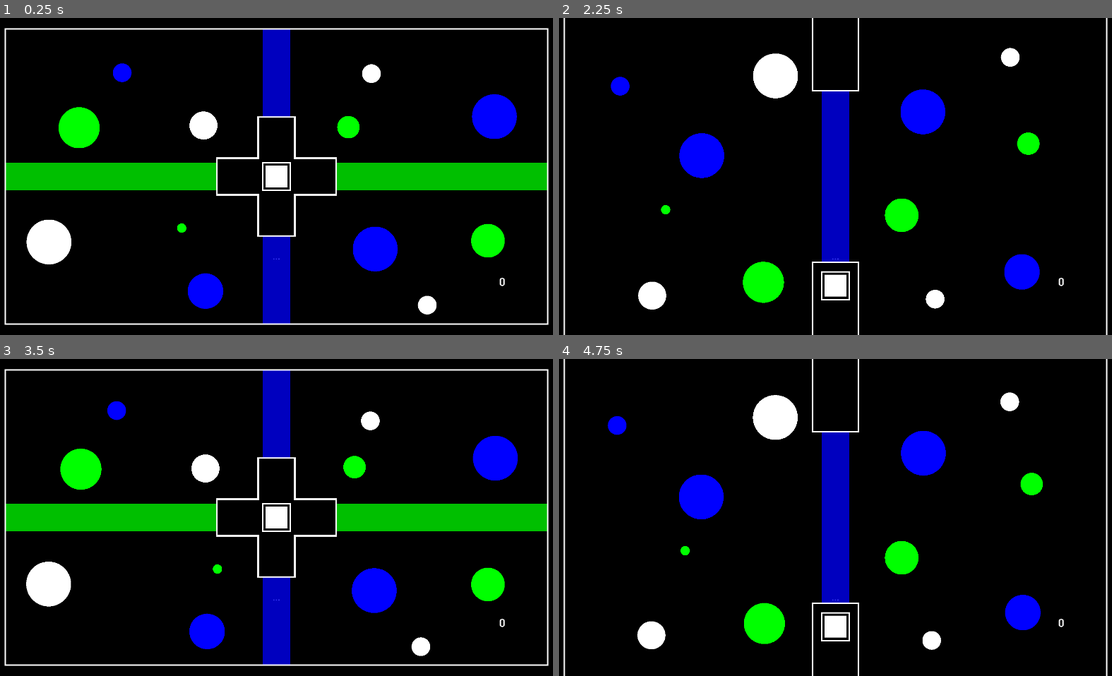
Above: before the commit, frames 1-4 (two rows, left to right).
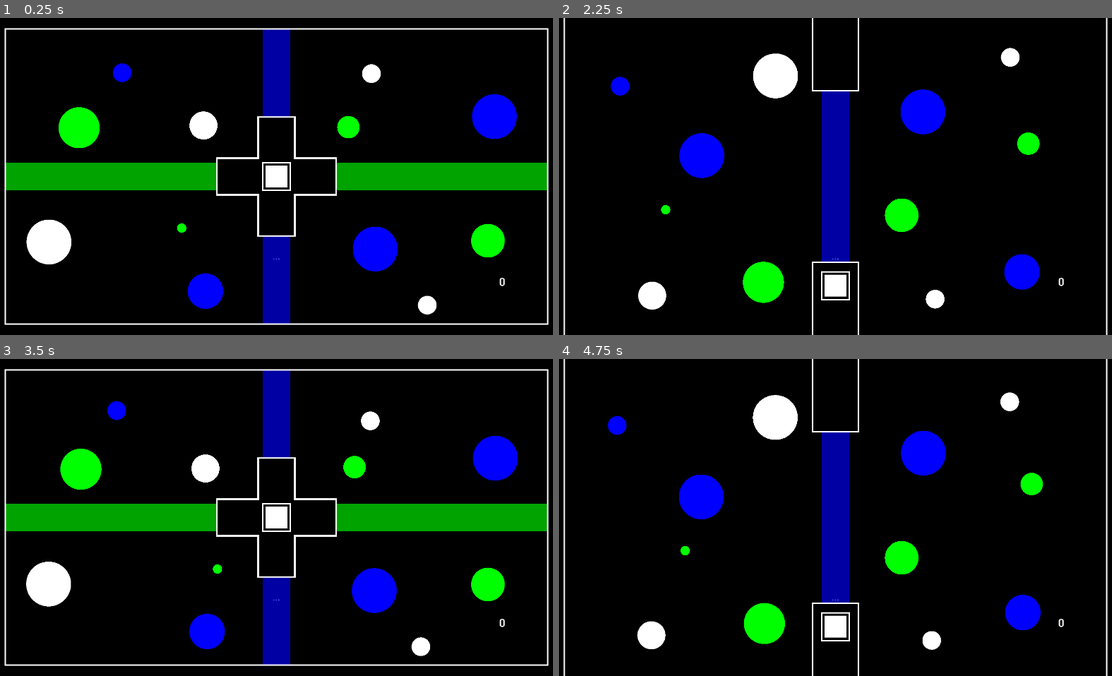
Above: after the commit, the same moments.

Repository: Dark-Gran/Spirit-Circles
Game: Godot game, scene res://src/Main.tscn
Two runs of this game, one before a commit and one after it. Both use one fixed random seed, a clock stepped at 60 frames per second and the inputs below.
Inputs (mouse positions are in pixels of both pictures, inside the frame that each line leads up to):
- Up to frame 1 (0.25 s): no input
- Up to frame 2 (2.25 s): click (835, 176) at 0.5 s; move the mouse to (957, 160) at 1.27 s; hold Right (ui_right) 1.28-2.03 s; tap Space (ui_accept) at 1.52 s; move the mouse to (724, 192) at 2.02 s; hold Left (ui_left) from 2.03 s (still down)
- Up to frame 3 (3.5 s): tap Space (ui_accept) at 2.27 s; move the mouse to (331, 447) at 2.77 s; release Left (ui_left) at 2.78 s; hold Right (ui_right) from 2.78 s (still down)
- Up to frame 4 (4.75 s): move the mouse to (807, 580) at 3.52 s; tap Space (ui_accept) at 3.77, 4.52 s; move the mouse to (1006, 565) at 4.27 s; release Right (ui_right) at 4.28 s; hold Left (ui_left) from 4.28 s (still down)

The runs differ from the first frame. In frame 1, 9.3% of the frame differs, in the area x 1-99%, y 3-97%; in frame 2, 2.7%; in frame 3, 9.3%; in frame 4, 2.7%.

Commit message:
beam update

Diff:
--- a/src/world/Circle.gd
+++ b/src/world/Circle.gd
@@ -117,6 +117,8 @@
 				if i.get_node_or_null("CollisionShape2D") != null:
 					if !$CollisionShape2D.shape.collide_with_motion($CollisionShape2D.global_transform, velocity*delta, i.get_node("CollisionShape2D").shape, i.get_node("CollisionShape2D").global_transform, Vector2.ZERO):
 						not_to_ignore_anymore.append(i)
+						if i.is_in_group("beams"):
+							i.circles_inside.erase(self)
 		for i in not_to_ignore_anymore:
 			remove_from_ignore_while_overlapping(i)
 	# RayCast
@@ -160,8 +162,8 @@
 	while movement.length() > 0 && i <= MAX_MOVE_ATTEMPTS:
 		var collision = move_and_collide(movement, true, true, true)
 		if collision:
+			collide(collision)
 			move_and_collide(collision.travel)
-			collide(collision)
 			movement = collision.remainder
 		else:
 			move_and_collide(movement)
@@ -198,6 +200,7 @@
 	elif collider.is_in_group("beams"):
 		if merging_away || color_type == collider.color_type:
 			add_to_ignore_while_overlapping(collider)
+			collider.circles_inside.append(self)
 		elif collider.color_type == ColorType.WHITE:
 			color_reaction(collider, color_type, collision)
 		else:
--- a/src/world/obstacles/Beam.gd
+++ b/src/world/obstacles/Beam.gd
@@ -3,13 +3,14 @@
 export (Circle.ColorType) var color_type = Circle.ColorType.WHITE
 
 var possible_colors = Array()
+var circles_inside = Array()
 
 func _ready():
 	refresh()
 
 func refresh():
 	$MeshInstance2D.modulate = Circle.ct_dict.get(color_type).get("color")
-	$MeshInstance2D.modulate.a = 0.5*$MeshInstance2D.modulate.a
+	$MeshInstance2D.modulate.a = 0.4*$MeshInstance2D.modulate.a
 
 func switch():
 	var found = false
@@ -17,9 +18,16 @@
 		if found:
 			color_type = p
 			refresh()
+			notify_circles()
 			return found
 		elif p == color_type:
 			found = true
 	color_type = possible_colors[0]
 	refresh()
+	notify_circles()
 	return found
+
+func notify_circles():
+	for c in circles_inside:
+		c.remove_from_ignore_while_overlapping(self)
+	circles_inside.clear()
